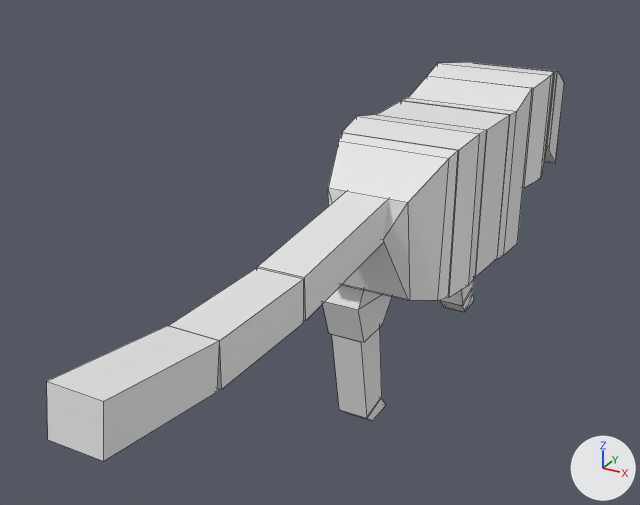
Two versions of the Blender file Assets/Arts/Model/Animal/Panther.blend, one commit apart.
Both versions are drawn from a 50 mm lens placed at (2.77, -7.82, 4.76), pointed at (-0.66, -1.58, 1.64). Arrows for +X, +Y and +Z are at lower right; the lights stay in place. Mesh edges are drawn as thin lines.

Script lines for the objects in view, before the commit:
```python
ob_cube_004 = bpy.data.objects.new('Cube.004', me_cube_005)
ob_cube_004.location = (0.0, 0.902, 2.329)
ob_cube_008 = bpy.data.objects.new('Cube.008', me_cube_009)
ob_cube_008.location = (-0.283, 0.914, 0.678)
ob_cube_009 = bpy.data.objects.new('Cube.009', me_cube_010)
ob_cube_009.location = (-0.283, 1.028, 0.167)
ob_cube_010 = bpy.data.objects.new('Cube.010', me_cube_011)
ob_cube_010.location = (-0.283, 1.165, 0.051)
ob_cube_011 = bpy.data.objects.new('Cube.011', me_cube_012)
ob_cube_011.location = (-0.283, -1.542, 0.575)
ob_cube_012 = bpy.data.objects.new('Cube.012', me_cube_013)
ob_cube_012.location = (-0.283, -1.403, 0.089)
ob_cube_013 = bpy.data.objects.new('Cube.013', me_cube_015)
ob_cube_013.location = (-0.283, 0.818, 1.499)
ob_cube_013.scale = (1.31, 2.72, 0.873)
ob_cube_017 = bpy.data.objects.new('Cube.017', me_cube_019)
ob_cube_017.location = (0.0, -4.767, 2.225)
ob_cube_017.scale = (0.359, 1.0, 1.0)
ob_cube_018 = bpy.data.objects.new('Cube.018', me_cube_020)
ob_cube_018.location = (-0.283, -1.21, 1.292)
ob_cube_018.scale = (1.31, 2.72, 0.69)
# also in view: 'Cube.002' at (0.01, -1.14, 2.06); 'Cube.007' at (0.0, 1.93, 2.14); 'Cube' at (0.0, 0.09, 2.03); 'Cube.015' at (0.0, -2.64, 2.21); 'Cube.001' at (0.0, -0.52, 2.01)
```
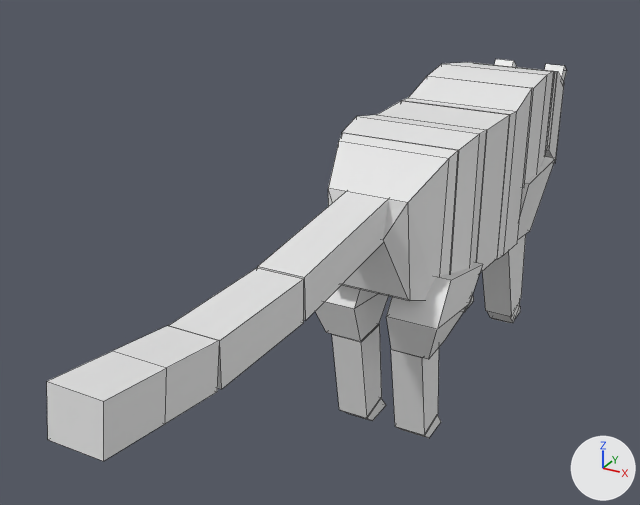
Where the newer file only moved an object's origin or applied its transform, the numbers keep the older frame.

Boxes (x1, y1, x2, y2) around the edits, measured in the pictures (640 x 505 px):
'Cube.018', reshaped, moved, rescaled, modifiers changed
    before: (323, 285, 392, 342)
    after: (315, 263, 483, 359)
'Cube.011', moved, modifiers changed
    before: (332, 327, 382, 418)
    after: (332, 324, 439, 436)
'Cube.004', reshaped
    before: (428, 62, 554, 187)
    after: (428, 62, 554, 183)
'Cube.008', moved, modifiers changed
    before: (441, 279, 474, 306)
    after: (482, 234, 526, 317)
'Cube.013', reshaped, moved, rescaled, modifiers changed (not visible before)
    after: (518, 157, 556, 239)
'Cube.009', moved, modifiers changed
    before: (440, 291, 472, 312)
    after: (464, 302, 520, 323)
'Cube.012', moved, modifiers changed
    before: (341, 399, 386, 421)
    after: (341, 399, 441, 438)
'Cube.014', added
    after: (494, 59, 567, 82)
'Cube.010', moved
    before: (445, 296, 474, 312)
    after: (467, 296, 521, 323)

Patch to the scene script:
```diff
--- a/Assets/Arts/Model/Animal/Panther.blend.py
+++ b/Assets/Arts/Model/Animal/Panther.blend.py
@@ me_cube_005 @@
 me_cube_005.from_pydata(...)  # 12 vertices, 10 faces; spans x -0.575..0.603, y -0.486..0.486, z -0.504..0.544
-me_cube_005.vertices[8].co = (-0.575, -0.127, -0.504)
-me_cube_005.vertices[9].co = (-0.575, -0.127, 0.544)  # pixel (437, 63)
-me_cube_005.vertices[10].co = (0.603, -0.127, -0.504)  # pixel (540, 178)
-me_cube_005.vertices[11].co = (0.603, -0.127, 0.544)  # pixel (551, 75)
+# me_cube_005 part 1
+me_cube_005.vertices[8].co = (-0.532, -0.127, -0.504)
+me_cube_005.vertices[9].co = (-0.532, -0.127, 0.544)  # pixel (441, 63)
+me_cube_005.vertices[10].co = (0.56, -0.127, -0.504)
+me_cube_005.vertices[11].co = (0.56, -0.127, 0.544)  # pixel (547, 74)
@@ me_cube_009 @@
 me_cube_009.from_pydata(...)  # 8 vertices, 6 faces; spans x -0.152..0.152, y -0.502..0.224, z -0.509..0.529
+# me_cube_009 part 2: the whole mesh is moved by (-0.283, 0.914, 0.678)
@@ me_cube_012 @@
 me_cube_012.from_pydata(...)  # 8 vertices, 6 faces; spans x -0.143..0.143, y -0.25..0.217, z -0.455..0.414
+# me_cube_012 part 3: the whole mesh is moved by (-0.283, -1.542, 0.575)
@@ me_cube_013 @@
 me_cube_013.from_pydata(...)  # 8 vertices, 6 faces; spans x -0.134..0.134, y -0.232..0.205, z -0.085..0.07
+# me_cube_013 part 4: the whole mesh is moved by (-0.283, -1.403, 0.089)
@@ me_cube_015 @@
 me_cube_015.from_pydata(...)  # 8 vertices, 6 faces; spans x -0.13..0.13, y -0.15..0.205, z -0.435..0.423
 # used by ob_cube_013; location = (-0.283, 0.818, 1.499); scale = (1.31, 2.72, 0.873)
-me_cube_015.vertices[0].co = (-0.13, -0.149, -0.324)
-me_cube_015.vertices[1].co = (-0.13, -0.15, 0.423)
-me_cube_015.vertices[2].co = (-0.13, 0.091, -0.435)
-me_cube_015.vertices[3].co = (-0.13, 0.205, 0.423)
-me_cube_015.vertices[4].co = (0.13, -0.149, -0.324)
-me_cube_015.vertices[5].co = (0.13, -0.15, 0.423)
-me_cube_015.vertices[6].co = (0.13, 0.091, -0.435)
-me_cube_015.vertices[7].co = (0.13, 0.205, 0.423)
+# me_cube_015 part 5
+me_cube_015.vertices[0].co = (-0.359, 0.412, 1.216)
+me_cube_015.vertices[1].co = (-0.442, 0.41, 1.868)
+me_cube_015.vertices[2].co = (-0.359, 1.064, 1.12)
+me_cube_015.vertices[3].co = (-0.442, 1.377, 1.868)
+me_cube_015.vertices[4].co = (-0.009, 0.412, 1.216)
+me_cube_015.vertices[5].co = (-0.009, 0.41, 1.868)
+me_cube_015.vertices[6].co = (-0.078, 1.064, 1.12)
+me_cube_015.vertices[7].co = (-0.009, 1.377, 1.868)
@@ me_cube_020 @@
 # used by ob_cube_018; location = (-0.283, -1.21, 1.292); scale = (1.31, 2.72, 0.69)
-me_cube_020.from_pydata(...)  # 12 vertices, 10 faces; spans x -0.13..0.13, y -0.262..0.118, z -0.432..0.403
+me_cube_020.from_pydata(...)  # 12 vertices, 10 faces; spans x -0.454..-0.112, y -1.925..-0.877, z 0.994..1.7
+# me_cube_020 part 6: 12 of 12 vertices moved; they spanned x -0.13..0.13, y -0.262..0.118, z -0.432..0.403 and now span x -0.454..-0.112, y -1.925..-0.877, z 0.994..1.7; mean shift (-0.269, -1.372, 1.309); largest move (0.13, -0.214, -0.432) -> (-0.112, -1.794, 0.994)
@@ me_cube @@
+me_cube.from_pydata([(-0.397, 2.076, 2.517), (-0.397, 2.179, 2.672), (-0.397, 2.197, 2.437), (-0.397, 2.3, 2.592), (-0.184, 2.076, 2.517), (-0.184, 2.179, 2.672), (-0.184, 2.197, 2.437), (-0.184, 2.3, 2.592)], [], [(0, 1, 3, 2), (2, 3, 7, 6), (6, 7, 5, 4), (4, 5, 1, 0), (2, 6, 4, 0), (7, 3, 1, 5)])
@@ ob_cube_008 @@
 ob_cube_008 = bpy.data.objects.new('Cube.008', me_cube_009)
-ob_cube_008.location = (-0.283, 0.914, 0.678)
+ob_cube_008.location = (0.0, 0.0, 0.0)
+_m = ob_cube_008.modifiers.new('Mirror', 'MIRROR')
@@ ob_cube_009 @@
 ob_cube_009 = bpy.data.objects.new('Cube.009', me_cube_010)
-ob_cube_009.location = (-0.283, 1.028, 0.167)
+ob_cube_009.location = (0.0, 0.0, 0.0)
+_m = ob_cube_009.modifiers.new('Mirror', 'MIRROR')
@@ ob_cube_010 @@
 ob_cube_010 = bpy.data.objects.new('Cube.010', me_cube_011)
-ob_cube_010.location = (-0.283, 1.165, 0.051)
+ob_cube_010.location = (0.0, 0.0, 0.0)
@@ ob_cube_011 @@
 ob_cube_011 = bpy.data.objects.new('Cube.011', me_cube_012)
-ob_cube_011.location = (-0.283, -1.542, 0.575)
+ob_cube_011.location = (0.0, 0.0, 0.0)
+_m = ob_cube_011.modifiers.new('Mirror', 'MIRROR')
@@ ob_cube_012 @@
 ob_cube_012 = bpy.data.objects.new('Cube.012', me_cube_013)
-ob_cube_012.location = (-0.283, -1.403, 0.089)
+ob_cube_012.location = (0.0, 0.0, 0.0)
+_m = ob_cube_012.modifiers.new('Mirror', 'MIRROR')
@@ ob_cube_013 @@
 ob_cube_013 = bpy.data.objects.new('Cube.013', me_cube_015)
-ob_cube_013.location = (-0.283, 0.818, 1.499)
-ob_cube_013.scale = (1.31, 2.72, 0.873)
+ob_cube_013.location = (0.004, 0.0, 0.0)
+ob_cube_013.scale = (1.32, 1.0, 1.0)
+_m = ob_cube_013.modifiers.new('Mirror', 'MIRROR')
@@ ob_cube_018 @@
 ob_cube_018 = bpy.data.objects.new('Cube.018', me_cube_020)
-ob_cube_018.location = (-0.283, -1.21, 1.292)
-ob_cube_018.scale = (1.31, 2.72, 0.69)
+ob_cube_018.location = (0.0, 0.0, 0.0)
+ob_cube_018.scale = (1.3, 1.0, 1.0)
+_m = ob_cube_018.modifiers.new('Mirror', 'MIRROR')
@@ ob_cube_014 @@
+ob_cube_014 = bpy.data.objects.new('Cube.014', me_cube)  # modifiers MIRROR
+ob_cube_014.location = (0.0, -0.047, 0.025)
```
